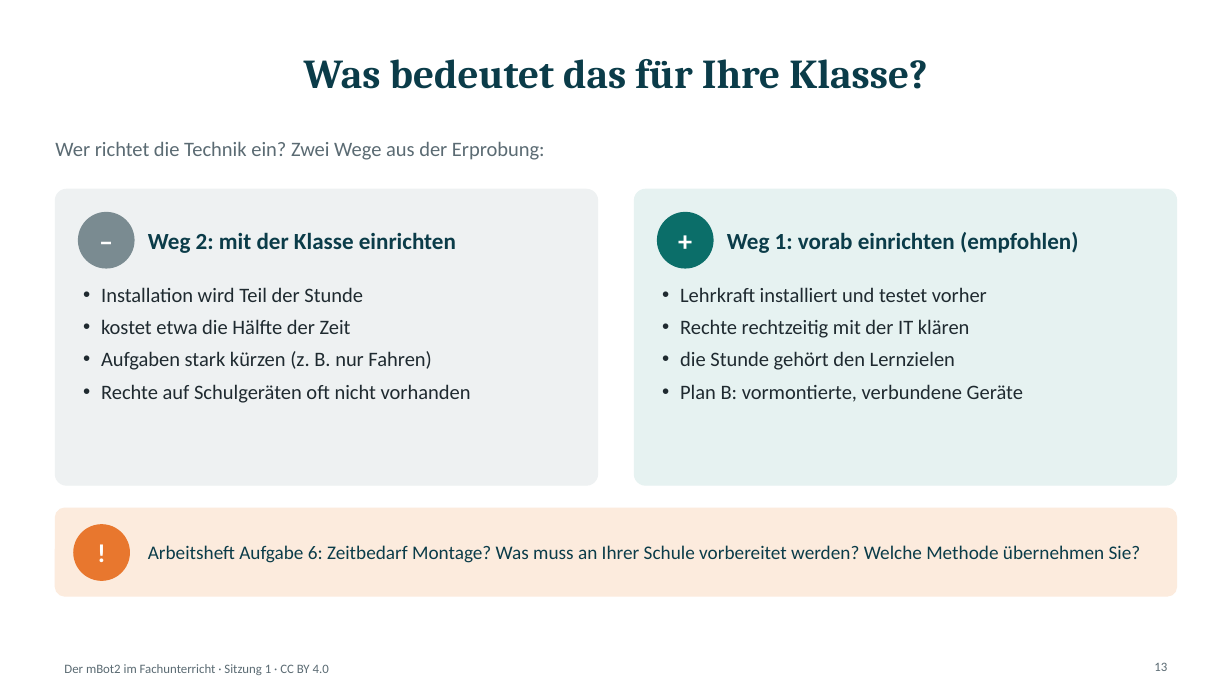
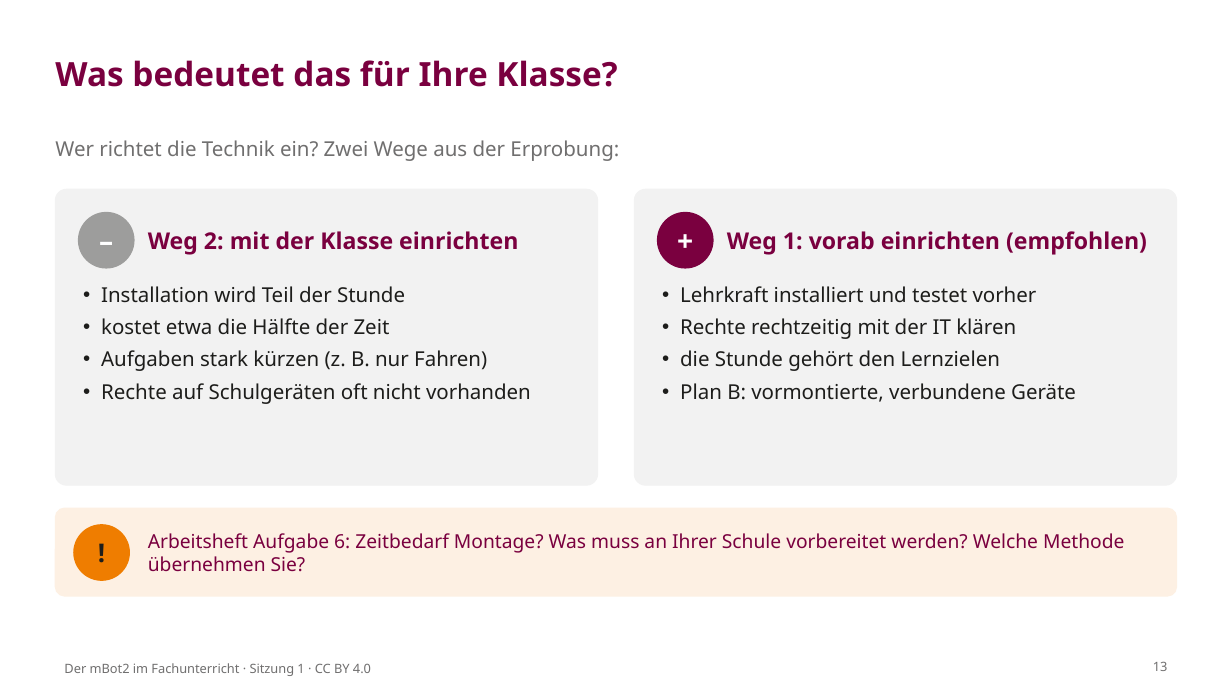
Before and after one commit to OVGU-VET-TechEd/MBOT2_Weiterbildung, a slide deck: slide 13 of Session_1_Aufbau_und_EVA/S1_Folien.pptx. Drawn at 1232x693 pixels with LibreOffice and Linux fonts; fonts in the diff are those of the drawing; background and template pictures are left out. Boxes give left, top, right and bottom in pixels: in the first picture for what was removed or moved away, otherwise in the second. Text is boxed around its words. In the diff, an @@ line names an element or a change of style, - is before the commit and + after.

```diff
--- a/Session_1_Aufbau_und_EVA/S1_Folien.pptx
+++ b/Session_1_Aufbau_und_EVA/S1_Folien.pptx
@@ title "Was bedeutet das für Ihre ..." at <box>55,60,617,87</box>: size 32 to 26 pt, font Cambria to Noto Sans, text colour #0B3C49 to #7A003F; alignment centre to left @@
@@ rounded rectangle at <box>55,189,598,485</box>: fill #EEF1F2 to #F2F2F2; outline #EEF1F2 1 pt to #F2F2F2 1 pt @@
@@ rounded rectangle at <box>635,189,1177,485</box>: fill #E6F2F1 to #F2F2F2; outline #E6F2F1 1 pt to #F2F2F2 1 pt @@
@@ text "–" at <box>79,213,134,268</box>: font Calibri to Noto Sans @@
@@ ellipse at <box>79,213,134,268</box>: fill #7A8B91 to #9D9D9C; outline #7A8B91 1 pt to #9D9D9C 1 pt @@
@@ text "+" at <box>658,213,714,268</box>: font Calibri to Noto Sans @@
@@ ellipse at <box>658,213,714,268</box>: fill #0B6E69 to #7A003F; outline #0B6E69 1 pt to #7A003F 1 pt @@
@@ text "Installation wird Teil der Stunde" at <box>101,286,531,404</box>: font Calibri to Noto Sans, text colour #1F2A30 to #1D1D1B @@
@@ text "Lehrkraft installiert und testet vorher" at <box>680,286,1076,402</box>: font Calibri to Noto Sans, text colour #1F2A30 to #1D1D1B @@
@@ rounded rectangle at <box>55,508,1177,596</box>: fill #FCEBDD to #FDF0E3; outline #FCEBDD 1 pt to #FDF0E3 1 pt @@
@@ font Calibri to Noto Sans, text colour #0B3C49 to #7A003F in 3 elements at <box>148,231,518,255</box>, <box>727,231,1147,255</box>, <box>148,533,1124,572</box> @@
@@ text "!" at <box>74,525,129,580</box>: font Calibri to Noto Sans, text colour #FFFFFF to #1D1D1B @@
@@ ellipse at <box>74,525,129,580</box>: fill #E8772E to #EF7D00; outline #E8772E 1 pt to #EF7D00 1 pt @@
@@ font Calibri to Noto Sans, text colour #5B6B73 to #706F6F in 3 elements at <box>55,140,619,161</box>, <box>1153,662,1168,671</box>, <box>64,663,371,676</box> @@
```
Also in this commit, not shown: 13 other slides changed, 57 other files.
